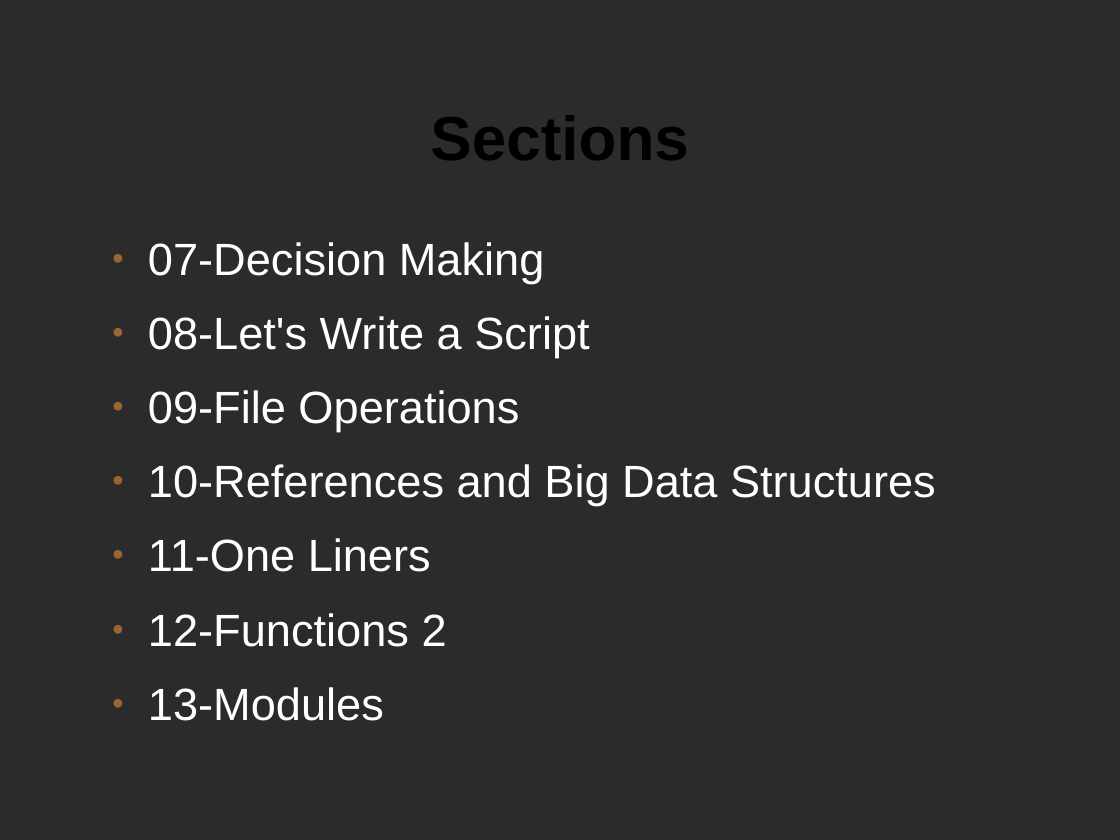
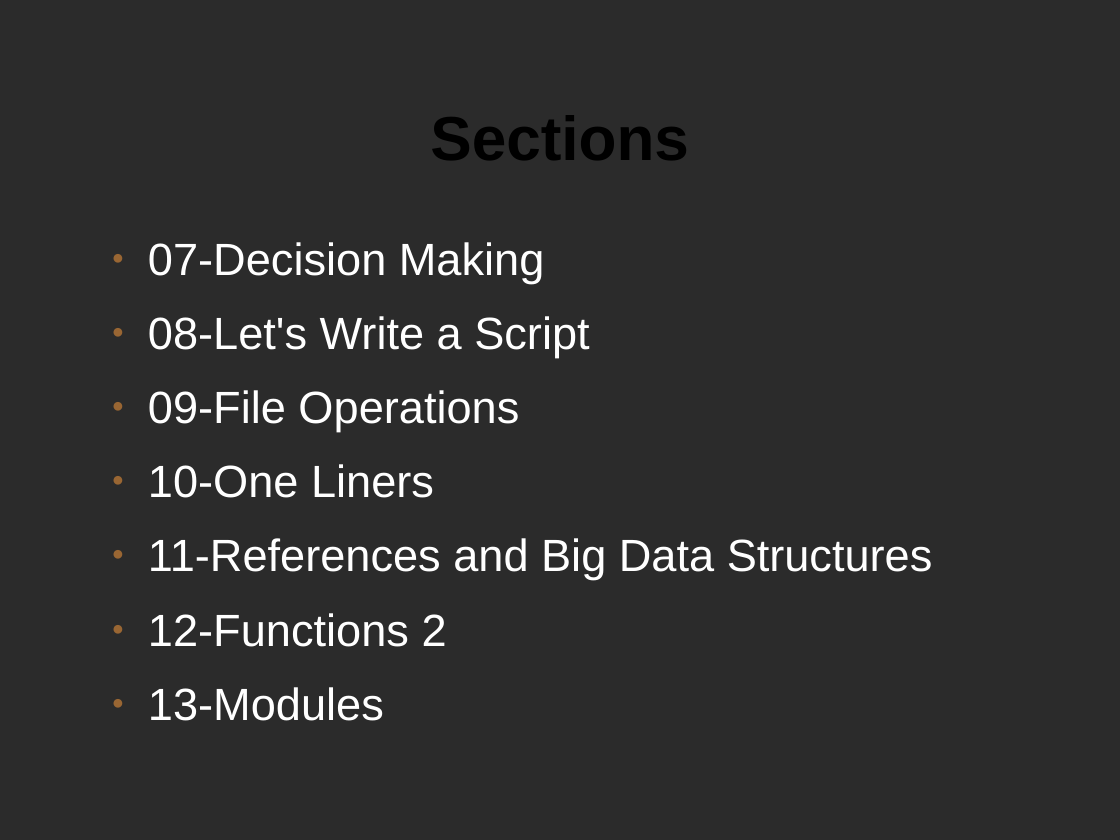
Before and after one commit to setitesuk/basic_perl_course, a slide deck: slide 9 of 00-introduction/introduction_slides.odp. Drawn at 1120x840 pixels with LibreOffice and Linux fonts; fonts in the diff are those of the drawing; background and template pictures are left out; a plain dark background stands for a picture behind light text. Boxes give left, top, right and bottom in pixels: in the first picture for what was removed or moved away, otherwise in the second. Text is boxed around its words. In the diff, an @@ line names an element or a change of style, - is before the commit and + after.

```diff
--- a/00-introduction/introduction_slides.odp
+++ b/00-introduction/introduction_slides.odp
@@ text at bbox=[148, 464, 933, 580]: text changed @@
-● 10-References and Big Data Structures
-● 11-One Liners
+● 10-One Liners
+● 11-References and Big Data Structures
```
Also in this commit, not shown: 20 other files.
